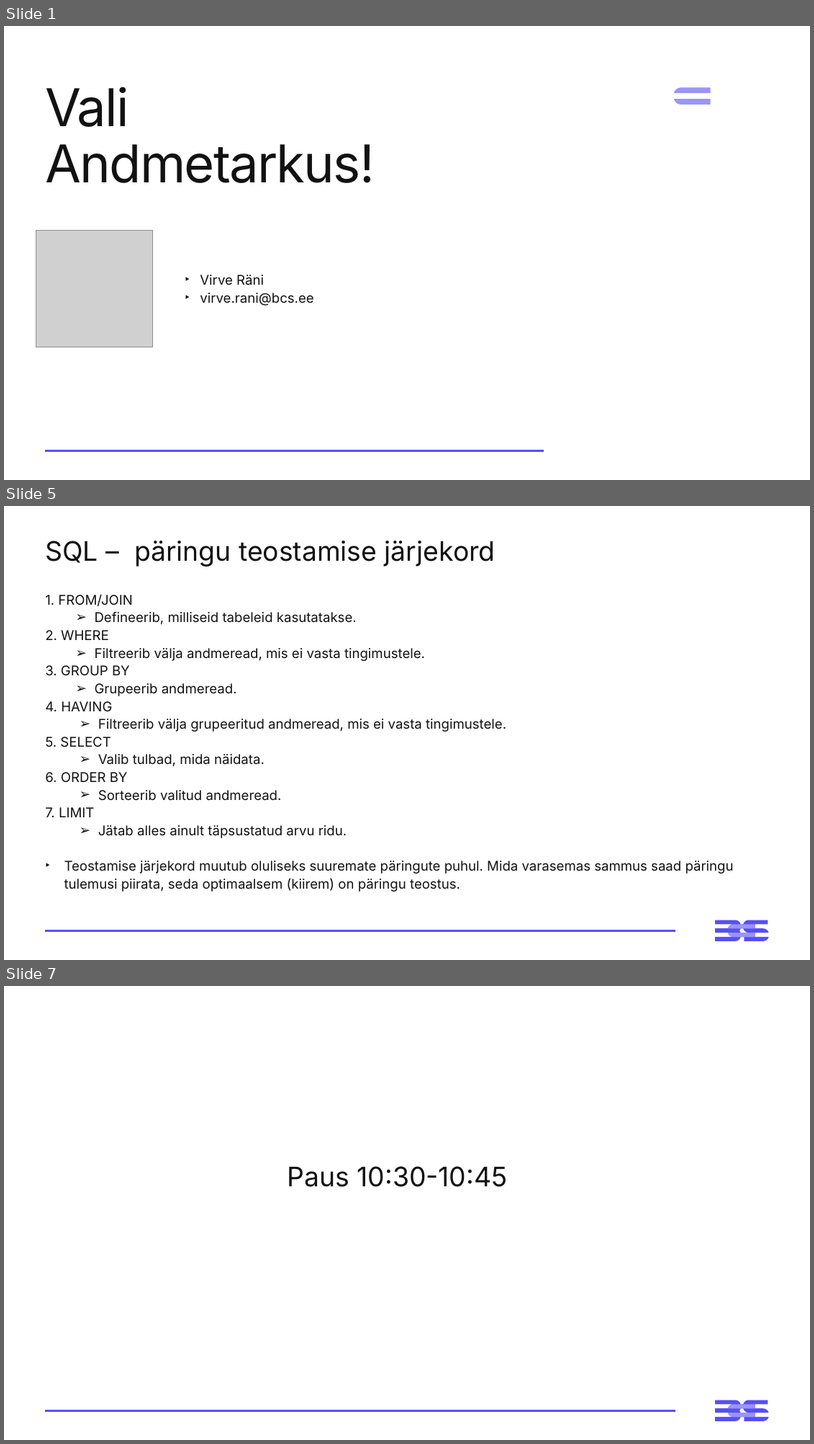
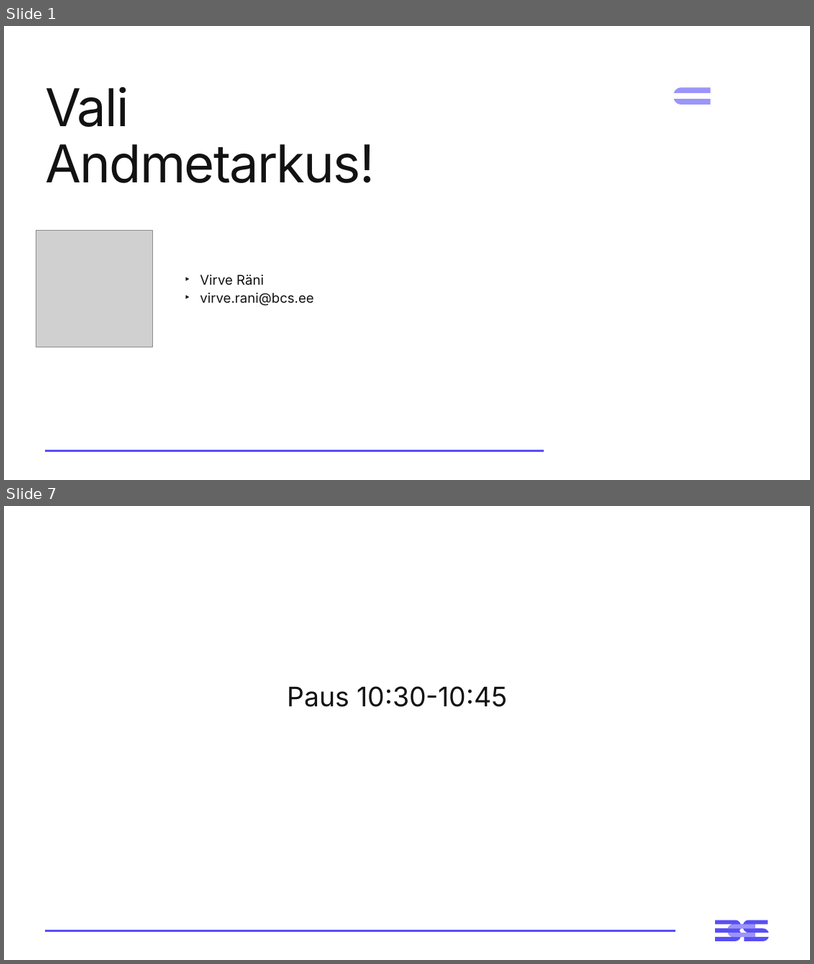
Before and after one commit to virverani/andmetarkus_2026_kevad, a slide deck: Day6/6-paev-andmetarkus-esitlus.pptx. Shown one above the other, each under a label of ours: slides 1, 5 and 7 before the commit, slides 1 and 7 after it; the slides between them are not shown. The pictures are 814x1444 and 814x964 pixels, drawn with LibreOffice and Linux fonts; fonts in the diff are those of the drawing; grey boxes stand for pictures; background and template pictures are left out. Boxes give left, top, right and bottom in pixels: in the first picture for what was removed or moved away, otherwise in the second. Text is boxed around its words. In the diff, an @@ line names an element or a change of style, - is before the commit and + after.

```diff
--- a/Day6/6-paev-andmetarkus-esitlus.pptx
+++ b/Day6/6-paev-andmetarkus-esitlus.pptx
@@ slide 5 removed at (4, 506, 810, 960), background #FFFFFF; not listed: 3 template elements that a slide beside it also shows @@
@@ title removed at (45, 541, 496, 566) @@
-SQL – päringu teostamise järjekord
@@ text removed at (45, 594, 734, 891) @@
-1. FROM/JOIN
-  ➢ Defineerib, milliseid tabeleid kasutatakse.
-2. WHERE
-  ➢ Filtreerib välja andmeread, mis ei vasta tingimustele.
-3. GROUP BY
-  ➢ Grupeerib andmeread.
-4. HAVING
-  ➢ Filtreerib välja grupeeritud andmeread, mis ei vasta tingimustele.
-5. SELECT
-  ➢ Valib tulbad, mida näidata.
-6. ORDER BY
-  ➢ Sorteerib valitud andmeread.
-7. LIMIT
-  ➢ Jätab alles ainult täpsustatud arvu ridu.
-‣ Teostamise järjekord muutub oluliseks suuremate päringute puhul. Mida varasemas sammus saad päringu tulemusi piirata, seda optimaalsem (kiirem) on päringu teostus.
```
Also in this commit, not shown: 5 slides changed, 1 slide added, 2 other slides removed, 8 other files.
